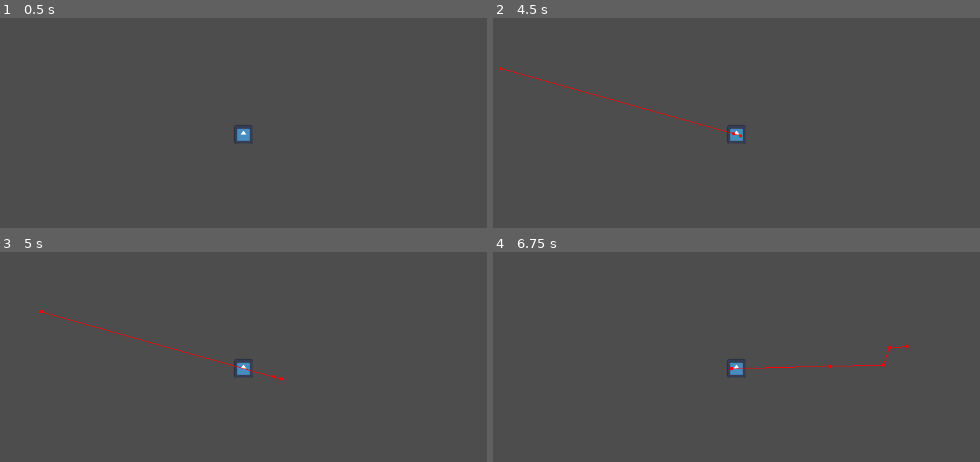
Above: before the commit, frames 1-4 (two rows, left to right).
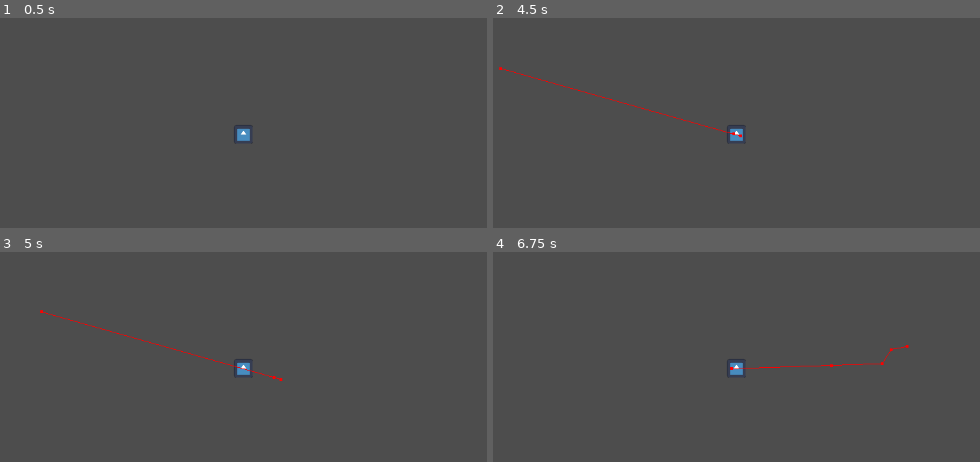
Above: after the commit, the same moments.

Repository: foohines/godot-4.5-navigation-bug
Game: Godot game, scene res://main.tscn
The game is run twice, just before and just after one commit, with the same random seed, the same clock (stepped at 60 frames per second) and the same inputs. The engine's default icon, where the game draws it, is replaced by a stand-in: a white triangle on a blue panel in a dark square.
Inputs (mouse positions are in pixels of both pictures, inside the frame that each line leads up to):
- Up to frame 1 (0.5 s): no input
- Up to frame 2 (4.5 s): tap Enter at 0.5, 2.75 s; move the mouse to (911, 112) at 0.52 s; click (911, 112) at 0.67 s; tap Space at 1.25, 3.5 s; move the mouse to (575, 156) at 1.27 s; click (575, 156) at 1.42 s; move the mouse to (814, 34) at 2.02 s; click (814, 34) at 2.17 s; move the mouse to (697, 223) at 2.77 s; click (697, 223) at 2.92 s; move the mouse to (975, 202) at 3.52 s; click (975, 202) at 3.67 s; move the mouse to (497, 66) at 4.27 s; click (497, 66) at 4.42 s
- Up to frame 3 (5 s): no input
- Up to frame 4 (6.75 s): tap Enter at 5 s; move the mouse to (775, 367) at 5.02 s; click (775, 367) at 5.17 s; move the mouse to (614, 256) at 5.77 s; click (614, 256) at 5.92 s; tap Space at 6.5 s; move the mouse to (911, 346) at 6.52 s; click (911, 346) at 6.67 s

Frame 1 is identical in both runs. In frame 2, 0.2% of the frame differs, in the area x 4-51%, y 25-57%; in frame 3, 0.2%; in frame 4, 0.3%, in the area x 49-85%, y 44-56%.

Commit message:
add static bodies

Diff:
--- a/main.gd
+++ b/main.gd
@@ -1,11 +1,7 @@
 extends Node2D
 
-@onready var agent: NavigationAgent2D = $Player/NavigationAgent2D
+@onready var nav_region: NavigationRegion2D = $NavigationRegion2D
 
 # Called when the node enters the scene tree for the first time.
 func _ready() -> void:
-	pass # Replace with function body.
-
-func _unhandled_input(event: InputEvent) -> void:
-	if (event is InputEventMouseButton && event.is_pressed() && (event as InputEventMouseButton).button_index == MOUSE_BUTTON_LEFT):
-		agent.target_position = get_global_mouse_position()
+	nav_region.bake_navigation_polygon()
--- a/main.tscn
+++ b/main.tscn
@@ -5,9 +5,11 @@
 [ext_resource type="Script" uid="uid://brbg3r7ea4ypn" path="res://player.gd" id="2_h2yge"]
 
 [sub_resource type="NavigationPolygon" id="NavigationPolygon_7dm0k"]
-vertices = PackedVector2Array(-2046.9688, 2566.9688, 430.5, 280.5, 593, 278.5, 634, 278.5, 2548.0234, 2557.0234, 2557.9688, -2048.9688, 767, 278.5, 767, 124, 356.5, 280.5, -2038.0234, -2039.0234, 505, 124, 588, 254, 531, 254, 531, 150, 741, 150, 741, 254, 685, 254, 347.5, 256, 298.5, 256, 298.5, 152, 404.5, 152, 404.5, 256, 356.5, 256, 347.5, 280.5, 272.5, 280.5, 272.5, 126, 430.5, 126, 505, 278.5, 685, 278.5, 680, 278.5, 680, 254, 639, 254, 639, 278.5, 634, 254, 593, 254, 588, 278.5)
-polygons = Array[PackedInt32Array]([PackedInt32Array(0, 1, 2, 3, 4), PackedInt32Array(5, 4, 6, 7), PackedInt32Array(8, 1, 0), PackedInt32Array(9, 5, 7, 10), PackedInt32Array(11, 12, 13, 14), PackedInt32Array(14, 15, 16), PackedInt32Array(17, 18, 19, 20), PackedInt32Array(20, 21, 22), PackedInt32Array(17, 20, 22), PackedInt32Array(23, 17, 22, 8), PackedInt32Array(23, 8, 0), PackedInt32Array(24, 23, 0), PackedInt32Array(24, 0, 9, 25), PackedInt32Array(25, 9, 10, 26), PackedInt32Array(26, 10, 27, 1), PackedInt32Array(28, 6, 4), PackedInt32Array(28, 4, 29), PackedInt32Array(16, 28, 29, 30), PackedInt32Array(14, 16, 30), PackedInt32Array(14, 30, 31), PackedInt32Array(32, 29, 4), PackedInt32Array(32, 4, 3), PackedInt32Array(31, 32, 3, 33), PackedInt32Array(14, 31, 33), PackedInt32Array(14, 33, 34), PackedInt32Array(11, 14, 34), PackedInt32Array(35, 11, 34, 2), PackedInt32Array(35, 2, 1), PackedInt32Array(1, 27, 35)])
+vertices = PackedVector2Array(-2048.9766, 2568.9688, 429, 278.5, 687, 276.5, 765, 276.5, 2550.0234, 2559.0234, 2559.9688, -2050.9688, 765, 126, -2040.0078, -2041.0234, 507, 126, 359, 278.5, 586, 256, 529, 256, 529, 148, 743, 148, 743, 256, 687, 256, 586, 276.5, 507, 276.5, 429, 128, 275, 128, 275, 278.5, 346, 258, 297, 258, 297, 150, 407, 150, 407, 258, 359, 258, 346, 278.5)
+polygons = Array[PackedInt32Array]([PackedInt32Array(0, 1, 2, 3, 4), PackedInt32Array(5, 4, 3, 6), PackedInt32Array(7, 5, 6, 8), PackedInt32Array(9, 1, 0), PackedInt32Array(10, 11, 12, 13), PackedInt32Array(13, 14, 15), PackedInt32Array(10, 13, 15, 16), PackedInt32Array(16, 15, 2), PackedInt32Array(16, 2, 1), PackedInt32Array(17, 16, 1), PackedInt32Array(17, 1, 18, 8), PackedInt32Array(7, 8, 18, 19), PackedInt32Array(0, 7, 19, 20), PackedInt32Array(21, 22, 23, 24), PackedInt32Array(24, 25, 26), PackedInt32Array(21, 24, 26, 27), PackedInt32Array(27, 26, 9), PackedInt32Array(27, 9, 0), PackedInt32Array(0, 20, 27)])
 outlines = Array[PackedVector2Array]([PackedVector2Array(-2050, -2051, 2570, -2061, 2560, 2569, -2059, 2579)])
+source_geometry_mode = 2
+source_geometry_group_name = &"navigation-obstacle"
 
 [node name="Main" type="Node2D"]
 script = ExtResource("1_0xm2m")
@@ -27,3 +29,15 @@
 debug_enabled = true
 
 [node name="Camera2D" type="Camera2D" parent="Player"]
+
+[node name="StaticBody2D" type="StaticBody2D" parent="." groups=["navigation-obstacle"]]
+position = Vector2(352, 157.5)
+
+[node name="CollisionPolygon2D" type="CollisionPolygon2D" parent="StaticBody2D"]
+polygon = PackedVector2Array(-67, -19.5, 67, -19.5, 67, 111, 17, 111, 17, 110.5, 65, 110.5, 65, -17.5, -65, -17.5, -65, 110.5, -16, 110.5, -16, 111, -67, 111)
+
+[node name="StaticBody2D2" type="StaticBody2D" parent="." groups=["navigation-obstacle"]]
+
+[node name="CollisionPolygon2D" type="CollisionPolygon2D" parent="StaticBody2D2"]
+position = Vector2(636, 155.5)
+polygon = PackedVector2Array(-119, -19.5, 119, -19.5, 119, 111, 61, 111, 61, 110.5, 117, 110.5, 117, -17.5, -117, -17.5, -117, 110.5, -60, 110.5, -60, 111, -119, 111)
